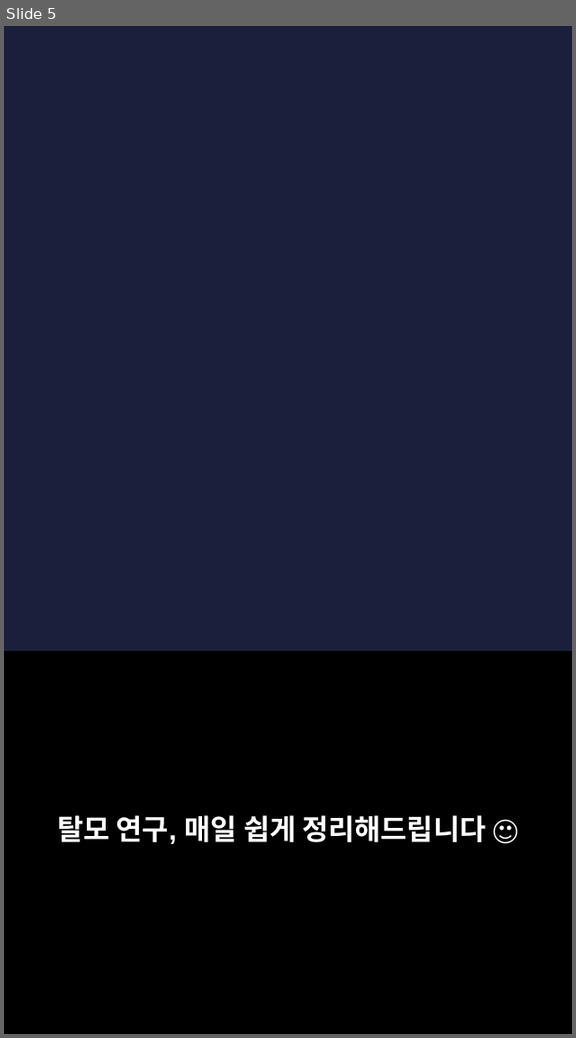
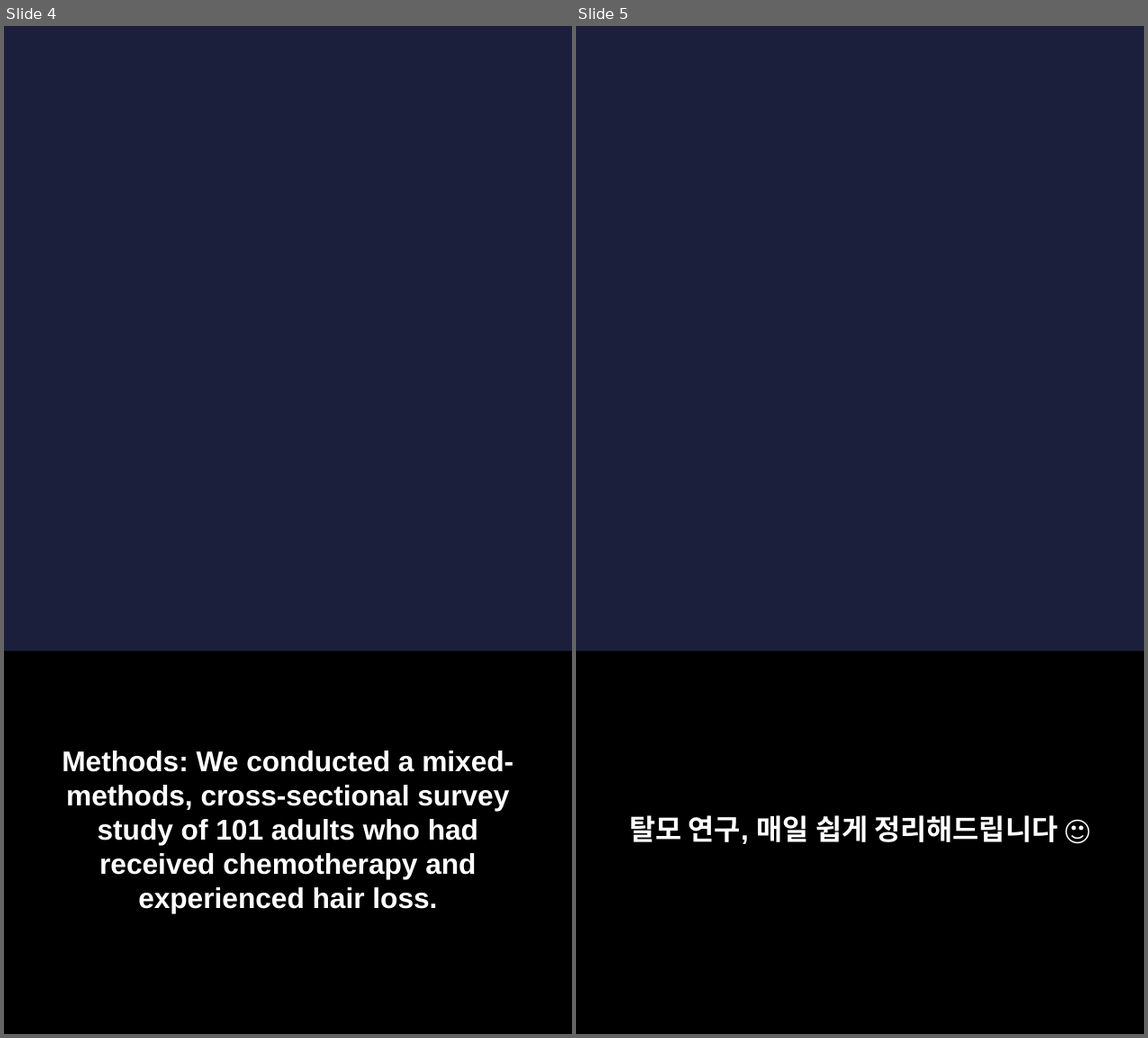
Before and after one commit to hyokang2010-BJ-ANTH/product-builder-test, a slide deck: pwa/data/latest/slides.pptx. Shown side by side, each under a label of ours: slide 5 before the commit, slides 4 and 5 after it. The pictures are 576x1038 and 1148x1038 pixels, drawn with LibreOffice and Linux fonts; fonts in the diff are those of the drawing; background and template pictures are left out. Boxes give left, top, right and bottom in pixels: in the first picture for what was removed or moved away, otherwise in the second. Text is boxed around its words. In the diff, an @@ line names an element or a change of style, - is before the commit and + after.

```diff
--- a/pwa/data/latest/slides.pptx
+++ b/pwa/data/latest/slides.pptx
@@ slide 4 added at (4,26,572,1034), background picture (left out) @@
@@ rectangle added at (4,652,572,1034), fill #000000 @@
@@ text added at (62,750,513,913), 22 pt, text #FFFFFF, bold @@
+Methods: We conducted a mixed-methods, cross-sectional survey study of 101 adults who had received chemotherapy and experienced hair loss.
```
Also in this commit, not shown: 3 slides changed, 4 other slides added, 4 slides removed, 26 other files.
